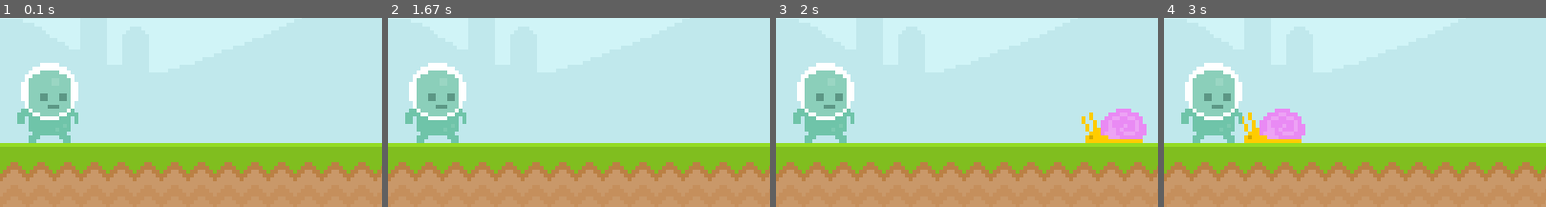
Above: before the commit, frames 1-4 (left to right).
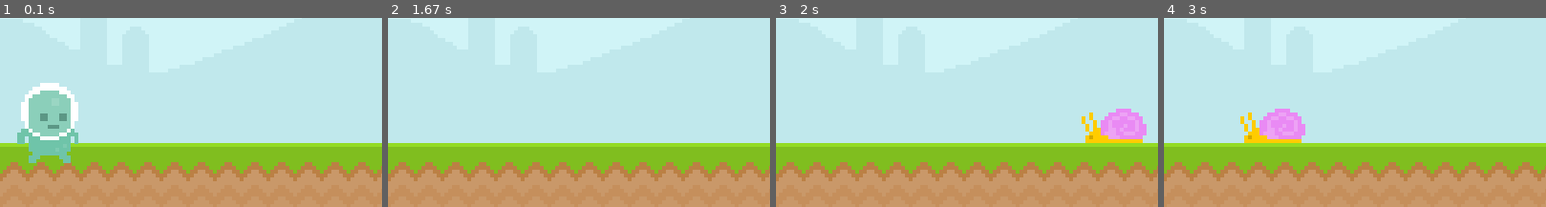
Above: after the commit, the same moments.

Repository: Zain-Khoso/pygame-runner
Game: pygame game, started from main.py
Two runs of this game, one before a commit and one after it. Both use one fixed random seed, a clock stepped at 60 frames per second and the inputs below.
Inputs:
- Up to frame 1 (0.1 s): no input
- Up to frame 2 (1.67 s): no input
- Up to frame 3 (2 s): no input
- Up to frame 4 (3 s): no input
The pictures show only the part of the screen within x 0-50%, y 42-92%; the shares and areas given below are measured in that part.

The runs differ from the first frame. In frame 1, 5.4% of the frame differs, in the area x 4-21%, y 23-77%; in frame 2, 5.1%; in frame 3, 5.1%; in frame 4, 5.1%.

Commit message:
new: Gravity

Diff:
--- a/main.py
+++ b/main.py
@@ -18,6 +18,7 @@
 
 player_surf = pygame.image.load("graphics/Player/player_walk_1.png").convert_alpha()
 player_rect = player_surf.get_rect(midbottom=(50, 300))
+player_gravity = 0
 
 while True:
     for event in pygame.event.get():
@@ -35,9 +36,10 @@
         snail_rect.left = 800
 
     screen.blit(snail_surf, snail_rect)
+
+    player_gravity += 1
+    player_rect.bottom += player_gravity
     screen.blit(player_surf, player_rect)
-
-    player_rect.colliderect(snail_rect)
 
     pygame.display.update()
     clock.tick(60)
